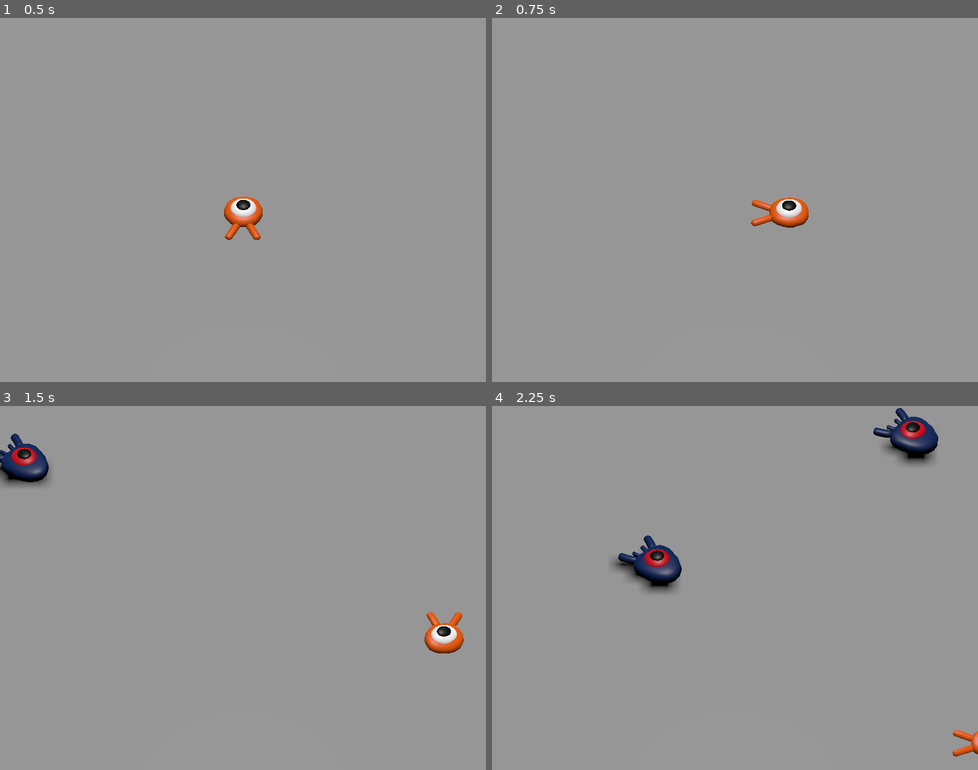
Above: before the commit, frames 1-4 (two rows, left to right).
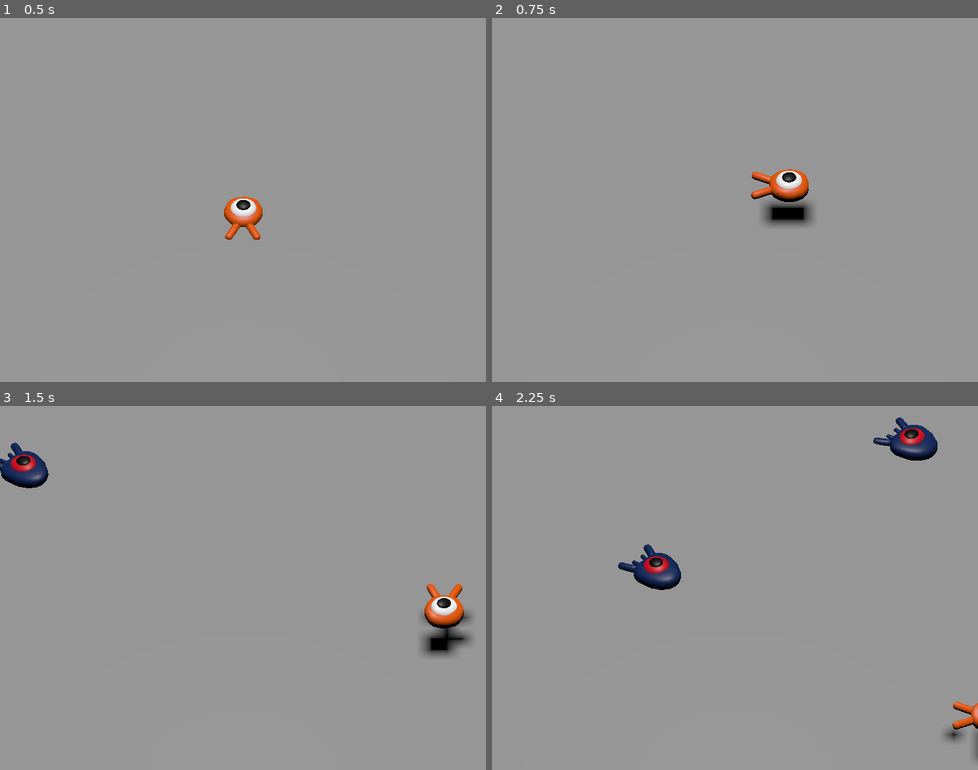
Above: after the commit, the same moments.

Repository: TMLowKey/GameProjects
Game: Godot game, scene res://Main.tscn
The game is run twice, just before and just after one commit, with the same random seed, the same clock (stepped at 60 frames per second) and the same inputs.
Inputs:
- Up to frame 1 (0.5 s): no input
- Up to frame 2 (0.75 s): tap Enter at 0.5 s; hold Right (move_right) from 0.53 s (still down); tap Space (jump) at 0.6 s
- Up to frame 3 (1.5 s): tap Space (jump) at 0.77, 1.07, 1.35 s; release Right (move_right) at 1.28 s; hold Down (move_back) from 1.28 s (still down)
- Up to frame 4 (2.25 s): tap Space (jump) at 1.52, 1.82, 2.1 s; release Down (move_back) at 2.03 s; hold Right (move_right) from 2.03 s (still down)

Frame 1 is identical in both runs. In frame 2, 1.5% of the frame differs, in the area x 53-67%, y 41-58%; in frame 3, 2.3%; in frame 4, 2.8%, in the area x 24-100%, y 0-98%.

Commit message:
feat(SquashTheCreeps): add jumping

Diff:
--- a/SquashTheCreeps/Main.tscn
+++ b/SquashTheCreeps/Main.tscn
@@ -29,6 +29,8 @@
 
 [node name="Ground" type="StaticBody3D" parent="."]
 transform = Transform3D(1, 0, 0, 0, 1, 0, 0, 0, 1, 0, -1, 0)
+collision_layer = 4
+collision_mask = 0
 
 [node name="CollisionShape3D" type="CollisionShape3D" parent="Ground"]
 shape = SubResource("BoxShape3D_a8va5")
@@ -73,6 +75,7 @@
 curve = SubResource("Curve3D_jflr3")
 
 [node name="SpawnLocation" type="PathFollow3D" parent="SpawnPath"]
+transform = Transform3D(-0.00352112, 0, -0.999994, 0, 1, 0, 0.999994, 0, -0.00352112, -16.083, 0, -16.1686)
 
 [node name="MobTimer" type="Timer" parent="."]
 wait_time = 0.5
--- a/SquashTheCreeps/Mob.gd
+++ b/SquashTheCreeps/Mob.gd
@@ -4,6 +4,9 @@
 @export var min_speed = 10
 # Maximum speed of the mob in meters per second.
 @export var max_speed = 18
+
+# Emitted when the player jumped on the mob.
+signal squashed
 
 
 func _physics_process(_delta):
@@ -29,3 +32,7 @@
 
 func _on_visible_on_screen_notifier_3d_screen_exited():
 	queue_free()
+
+func squash():
+	squashed.emit()
+	queue_free()
--- a/SquashTheCreeps/Mob.tscn
+++ b/SquashTheCreeps/Mob.tscn
@@ -6,7 +6,9 @@
 [sub_resource type="BoxShape3D" id="BoxShape3D_a3pcg"]
 size = Vector3(1.85938, 1.05551, 2.26084)
 
-[node name="Mob" type="CharacterBody3D"]
+[node name="Mob" type="CharacterBody3D" groups=["mob"]]
+collision_layer = 2
+collision_mask = 0
 script = ExtResource("1_kc2ae")
 
 [node name="Pivot" type="Node3D" parent="."]
--- a/SquashTheCreeps/Player.gd
+++ b/SquashTheCreeps/Player.gd
@@ -4,6 +4,11 @@
 @export var speed = 14
 # The downward acceleration when in the air, in meters per second squared.
 @export var fall_acceleration = 75
+# Vertical impulse applied to the character upon jumping in meters per second.
+@export var jump_impulse = 20
+# Vertical impulse applied to the character upon bouncing over a mob in
+# meters per second.
+@export var bounce_impulse = 16
 
 var target_velocity = Vector3.ZERO
 
@@ -35,6 +40,28 @@
 	if not is_on_floor(): # If in the air, fall towards the floor. Literally gravity
 		target_velocity.y = target_velocity.y - (fall_acceleration * delta)
 
+		# Jumping.
+	if is_on_floor() and Input.is_action_just_pressed("jump"):
+		target_velocity.y = jump_impulse
+
 	# Moving the Character
 	velocity = target_velocity
 	move_and_slide()
+
+	# Iterate through all collisions that occurred this frame
+	for index in range(get_slide_collision_count()):
+		# We get one of the collisions with the player
+		var collision = get_slide_collision(index)
+
+		# If the collision is with ground
+		if collision.get_collider() == null:
+			continue
+
+		# If the collider is with a mob
+		if collision.get_collider().is_in_group("mob"):
+			var mob = collision.get_collider()
+			# we check that we are hitting it from above.
+			if Vector3.UP.dot(collision.get_normal()) > 0.1:
+				# If so, we squash it and bounce.
+				mob.squash()
+				target_velocity.y = bounce_impulse
--- a/SquashTheCreeps/Player.tscn
+++ b/SquashTheCreeps/Player.tscn
@@ -7,6 +7,7 @@
 radius = 0.8
 
 [node name="Player" type="CharacterBody3D"]
+collision_mask = 6
 script = ExtResource("1_wjm5l")
 
 [node name="Pivot" type="Node3D" parent="."]
--- a/SquashTheCreeps/project.godot
+++ b/SquashTheCreeps/project.godot
@@ -48,6 +48,12 @@
 ]
 }
 
+[layer_names]
+
+3d_physics/layer_1="player"
+3d_physics/layer_2="enemies"
+3d_physics/layer_3="world"
+
 [rendering]
 
 quality/driver/driver_name="GLES2"
